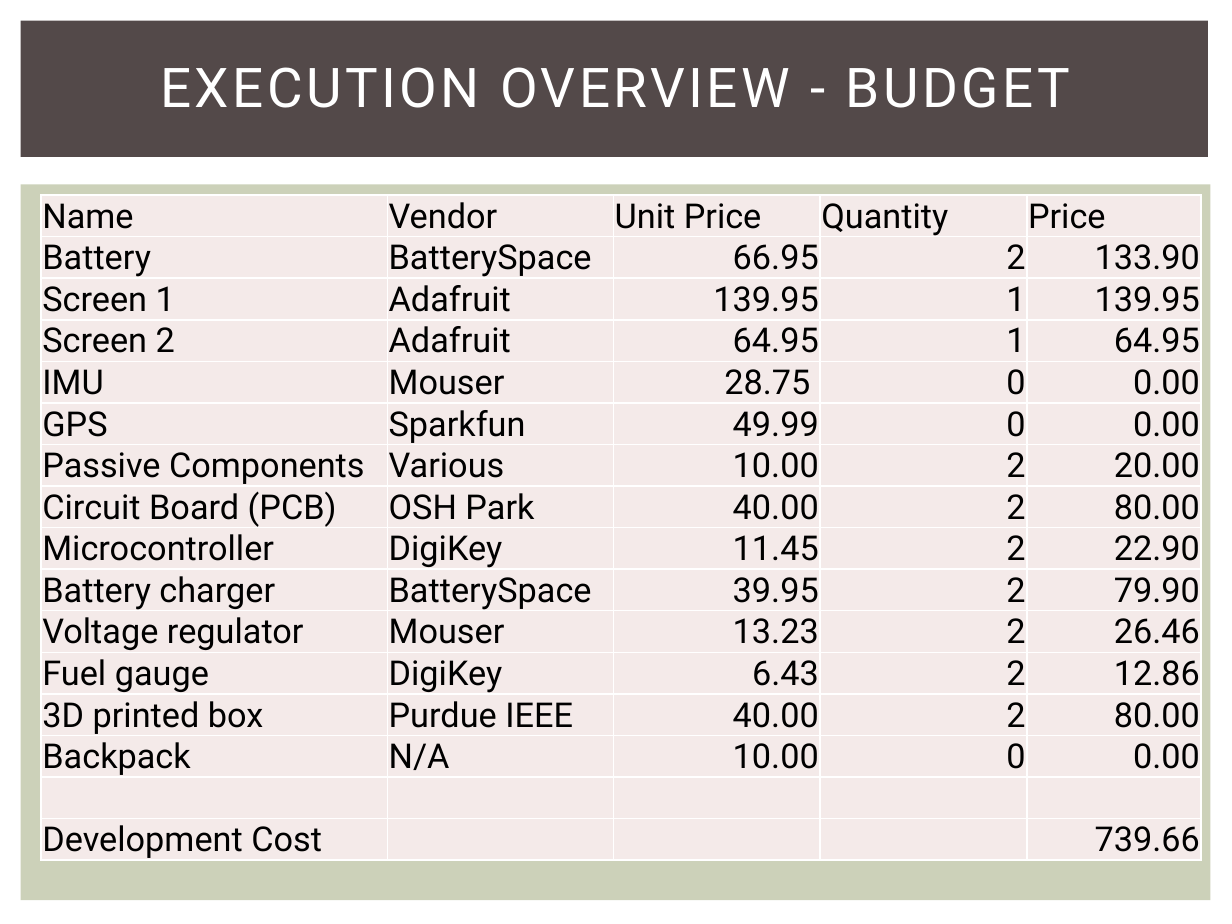
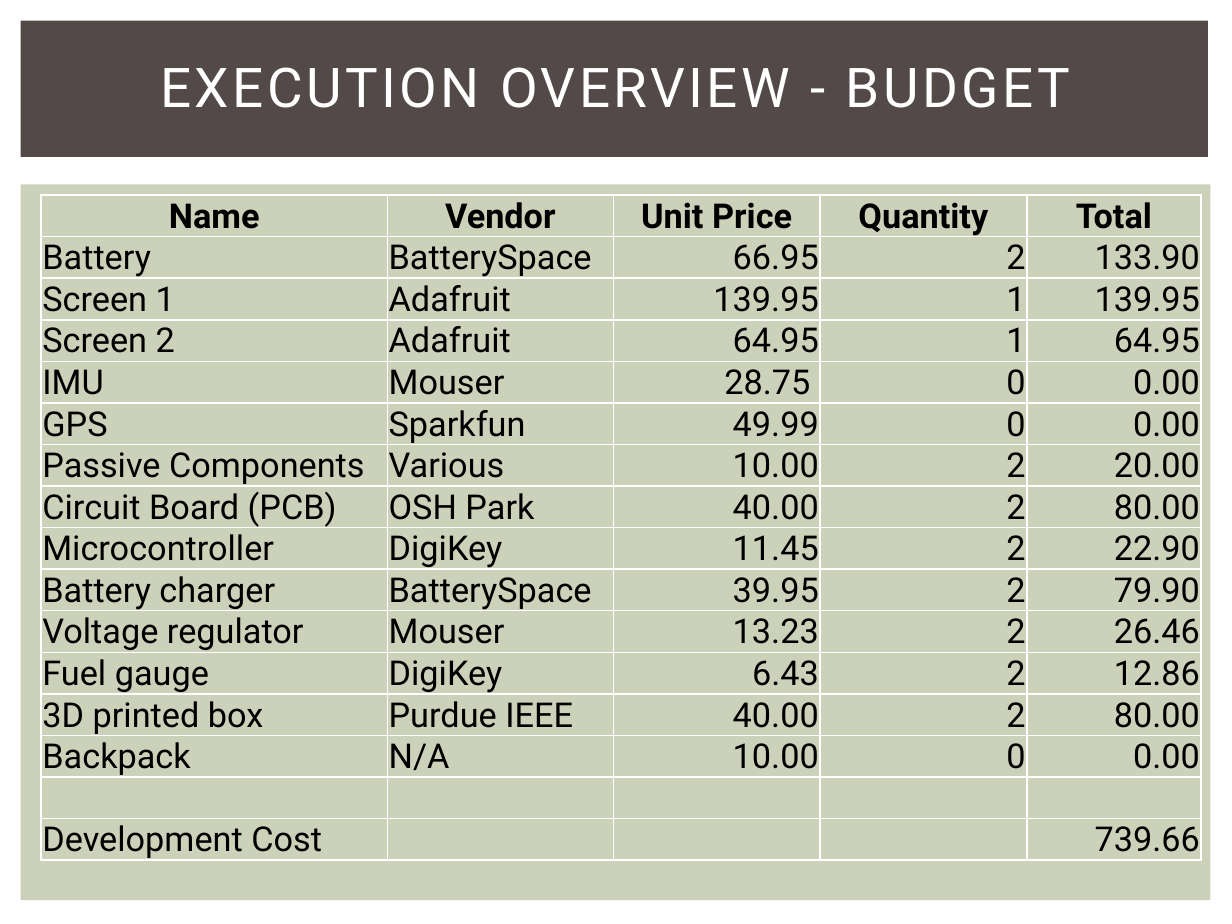
Before and after one commit to snowpuppy/augreality, a slide deck: slide 16 of doc/AugRealityMidReview.pptx. Drawn at 1232x924 pixels with LibreOffice and Linux fonts; fonts in the diff are those of the drawing. Boxes give left, top, right and bottom in pixels: in the first picture for what was removed or moved away, otherwise in the second. Text is boxed around its words. In the diff, an @@ line names an element or a change of style, - is before the commit and + after.

Commit message:
Add slide sorter and fix table background colors to match the theme

```diff
--- a/doc/AugRealityMidReview.pptx
+++ b/doc/AugRealityMidReview.pptx
@@ table at bbox=[41, 195, 1201, 872] @@
-row 1, column 5: Price
+row 1, column 5: Total
@@ fill #F5EBE9 to none in 72 cells @@
@@ bold on in "Name", "Vendor", "Unit Price", "Quantity" @@
@@ alignment left to centre @@
```
Also in this commit, not shown: 3 other slides changed, 1 slide added.
